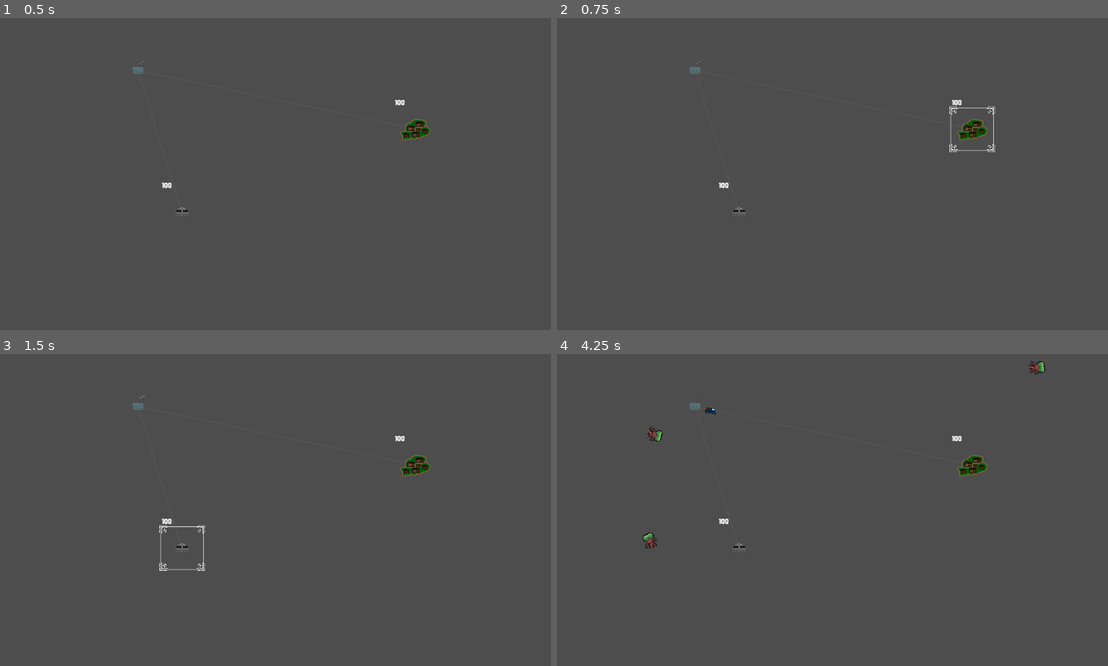
Above: before the commit, frames 1-4 (two rows, left to right).
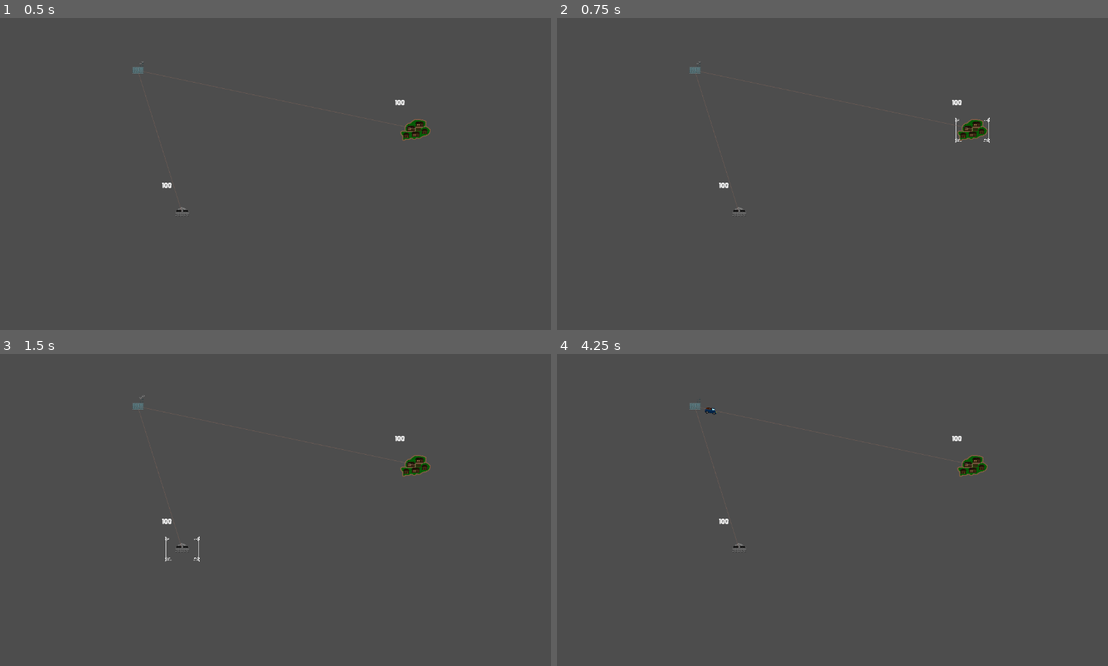
Above: after the commit, the same moments.

Repository: lewis785/ludum-dare-53
Game: Godot game, scene res://scenes/davids_scene.tscn
Two runs of this game, one before a commit and one after it. Both use one fixed random seed, a clock stepped at 60 frames per second and the inputs below. This scene is started directly instead of the project's main scene.
Inputs (mouse positions are in pixels of both pictures, inside the frame that each line leads up to):
- Up to frame 1 (0.5 s): no input
- Up to frame 2 (0.75 s): tap Enter at 0.5 s; move the mouse to (970, 127) at 0.52 s; hold S (camera_down) from 0.53 s (still down); click (970, 127) at 0.67 s
- Up to frame 3 (1.5 s): tap Space at 1.25 s; move the mouse to (181, 547) at 1.27 s; release S (camera_down) at 1.28 s; tap A (camera_left) at 1.35 s; click (181, 547) at 1.42 s
- Up to frame 4 (4.25 s): tap Enter at 2 s; move the mouse to (887, 441) at 2.02 s; hold D (camera_right) 2.03-2.78 s; click (887, 441) at 2.17 s; tap Space at 2.75 s; move the mouse to (804, 572) at 2.77 s; tap W (camera_up) at 2.85 s; click (804, 572) at 2.92 s; move the mouse to (1003, 556) at 3.52 s; hold Q (camera_zoom_in) from 3.53 s (still down); click (1003, 556) at 3.67 s

Frame 1 is identical in both runs. In frame 2, 0.2% of the frame differs, in the area x 71-80%, y 28-43%; in frame 3, 0.2%; in frame 4, 0.3%, in the area x 15-89%, y 2-63%.

Commit message:
feat(wip): working on truck collision

Diff:
--- a/scenes/davids_scene.tscn
+++ b/scenes/davids_scene.tscn
@@ -1,6 +1,5 @@
-[gd_scene load_steps=5 format=3 uid="uid://bv1oo5bv5o5rs"]
+[gd_scene load_steps=4 format=3 uid="uid://bv1oo5bv5o5rs"]
 
-[ext_resource type="PackedScene" uid="uid://cef7nfykxy18e" path="res://scenes/enemy/spawn.tscn" id="2_dx6tg"]
 [ext_resource type="PackedScene" uid="uid://dhf8loxej1fdg" path="res://scenes/supply_depot/supply_depot.tscn" id="3_bkg0a"]
 [ext_resource type="PackedScene" uid="uid://df82d8dxjayvh" path="res://scenes/roads/roads.tscn" id="4_av4wr"]
 [ext_resource type="PackedScene" uid="uid://sd50xggadb4x" path="res://scenes/structure/structure.tscn" id="4_ri4hn"]
@@ -14,9 +13,6 @@
 position = Vector2(378, 402)
 is_tower = true
 
-[node name="spawn" parent="." instance=ExtResource("2_dx6tg")]
-position = Vector2(-1, 1)
-
 [node name="roads" parent="." instance=ExtResource("4_av4wr")]
 
 [node name="supply_depot" parent="." instance=ExtResource("3_bkg0a")]
--- a/scenes/structure/structure.gd
+++ b/scenes/structure/structure.gd
@@ -162,6 +162,7 @@
 		enemy_store.enemies.append(body)
 
 func _on_range_area_2d_body_entered(body):
+	print(1)
 	var body_parent_name = body.get_parent().name
 	if str(body_parent_name).begins_with(parent_name):
 		enemy_store.enemies_in_range.append(body)
@@ -177,6 +178,7 @@
 
 func _on_structure_area_2d_input_event(viewport: Node, event: InputEvent, shape_idx):
 	if event.is_action_pressed("click"):
+		print(viewport)
 		signal_bus.emit_signal("send_supply_to_structure")
 	pass # Replace with function body.
 
--- a/scenes/structure/structure.tscn
+++ b/scenes/structure/structure.tscn
@@ -140,7 +140,8 @@
 frame_progress = 0.245583
 
 [node name="Borders" type="AnimatedSprite2D" parent="StructureArea2D"]
-position = Vector2(6, 2)
+position = Vector2(5, 3.26563)
+scale = Vector2(0.757143, 0.560385)
 sprite_frames = SubResource("SpriteFrames_ukjnt")
 
 [node name="StructureHealth" type="Label" parent="."]
@@ -151,6 +152,7 @@
 theme_override_fonts/font = ExtResource("3_6g6dh")
 
 [node name="RangeArea2D" type="Area2D" parent="."]
+visible = false
 
 [node name="RangeCollisionShape2D" type="CollisionShape2D" parent="RangeArea2D"]
 position = Vector2(1, 1)
